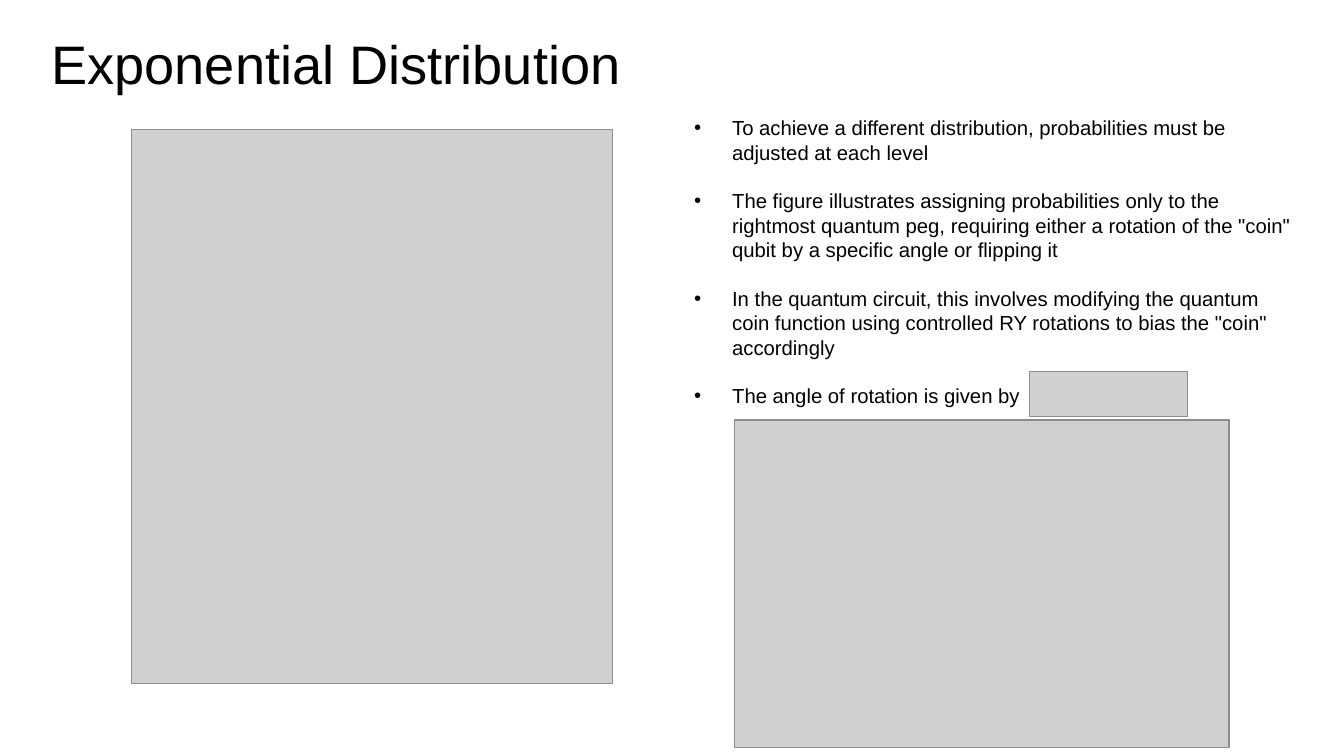
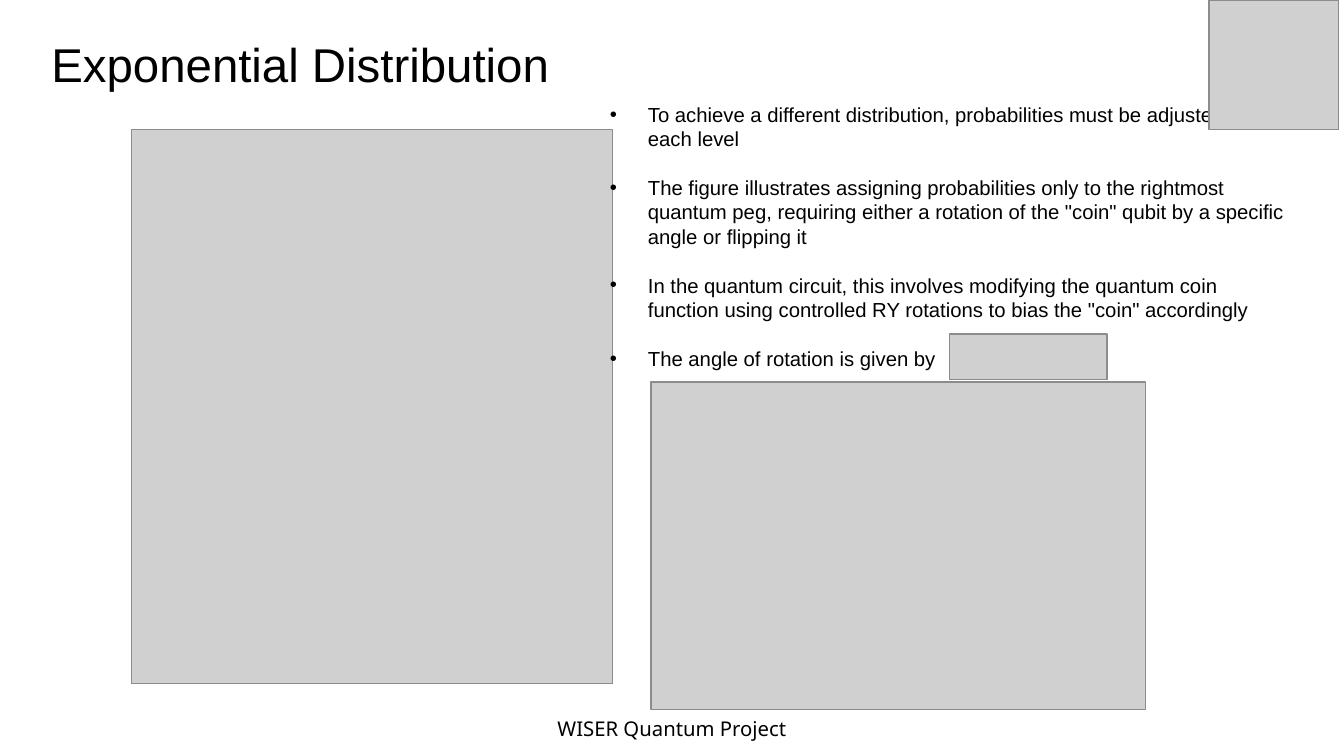
Before and after one commit to quantotto/quantum-walks, a slide deck: slide 5 of quantum_walks_project_v4.pptx. Drawn at 1344x756 pixels with LibreOffice and Linux fonts; fonts in the diff are those of the drawing; grey boxes stand for pictures. Boxes give left, top, right and bottom in pixels: in the first picture for what was removed or moved away, otherwise in the second. Text is boxed around its words. In the diff, an @@ line names an element or a change of style, - is before the commit and + after.

```diff
--- a/quantum_walks_project_v4.pptx
+++ b/quantum_walks_project_v4.pptx
@@ picture added at box(1210, 0, 1340, 130) @@
@@ title "Exponential Distribution" at box(51, 47, 549, 92): size 32 to 28 pt @@
@@ text "To achieve a different distribution, ..." rewrapped from box(732, 120, 1290, 408) to box(648, 106, 1284, 371) @@
@@ picture: place and size @@
-picture at box(1029, 372, 1187, 417)
+picture at box(950, 334, 1107, 379)
@@ picture: place and size @@
-picture at box(735, 421, 1229, 749)
+picture at box(651, 382, 1145, 710)
@@ text added at box(557, 721, 786, 741), 12 pt, text #000000 @@
+WISER Quantum Project
```
Also in this commit, not shown: 12 other slides changed, 1 other file.
